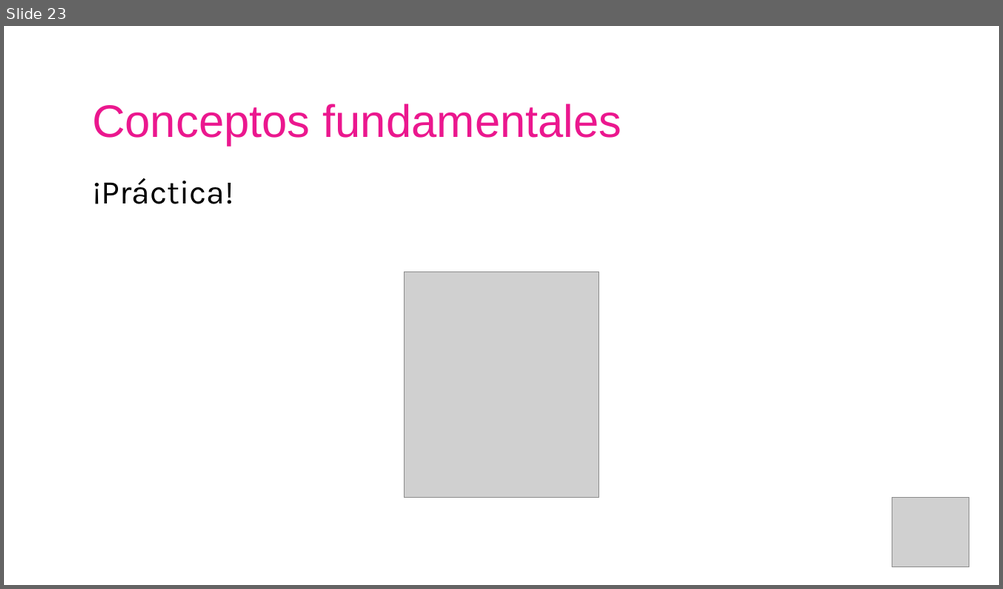
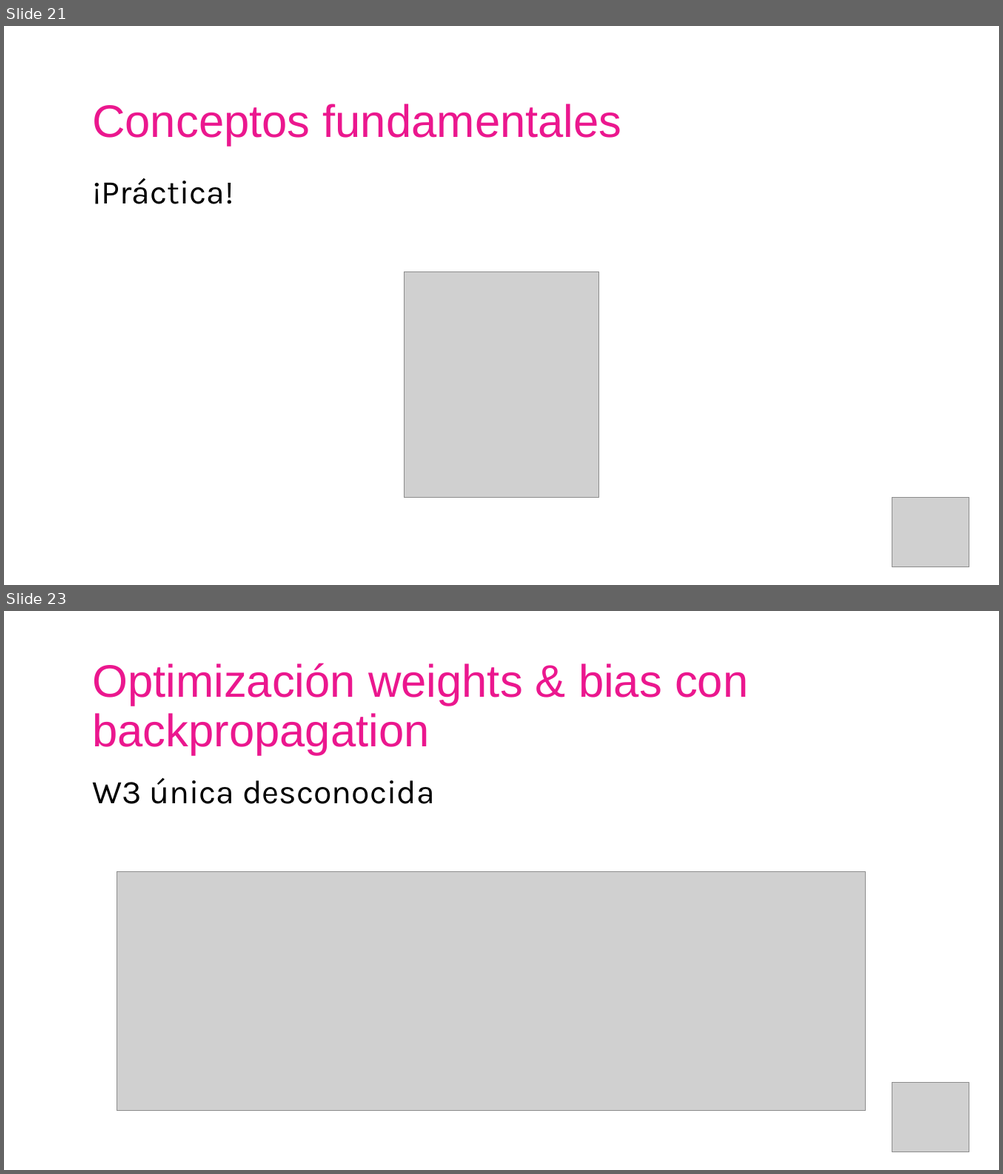
Before and after one commit to AISC-Madrid/workshop-materials, a slide deck: Neural Networks/Slides.pptx. Shown one above the other, each under a label of ours: slide 23 before the commit, slides 21 and 23 after it; the slides between them are not shown. The pictures are 1003x589 and 1003x1174 pixels, drawn with LibreOffice and Linux fonts; fonts in the diff are those of the drawing; grey boxes stand for pictures. Boxes give left, top, right and bottom in pixels: in the first picture for what was removed or moved away, otherwise in the second. Text is boxed around its words. In the diff, an @@ line names an element or a change of style, - is before the commit and + after.

```diff
--- a/Neural Networks/Slides.pptx
+++ b/Neural Networks/Slides.pptx
@@ slide 23 added at [4, 611, 999, 1170], background #FFFFFF @@
@@ text added at [92, 663, 748, 755], 44 pt, text #EB178E @@
+Optimización weights & bias con backpropagation
@@ text added at [92, 778, 435, 804], 32 pt, text #000000 @@
+W3 única desconocida
@@ picture added at [116, 871, 865, 1111] @@
@@ picture added at [892, 1083, 969, 1153] @@
@@ what was slide 23 is now slide 21 @@
```
Also in this commit, not shown: 7 slides changed, 31 other slides added, 2 slides removed, 13 other files.
